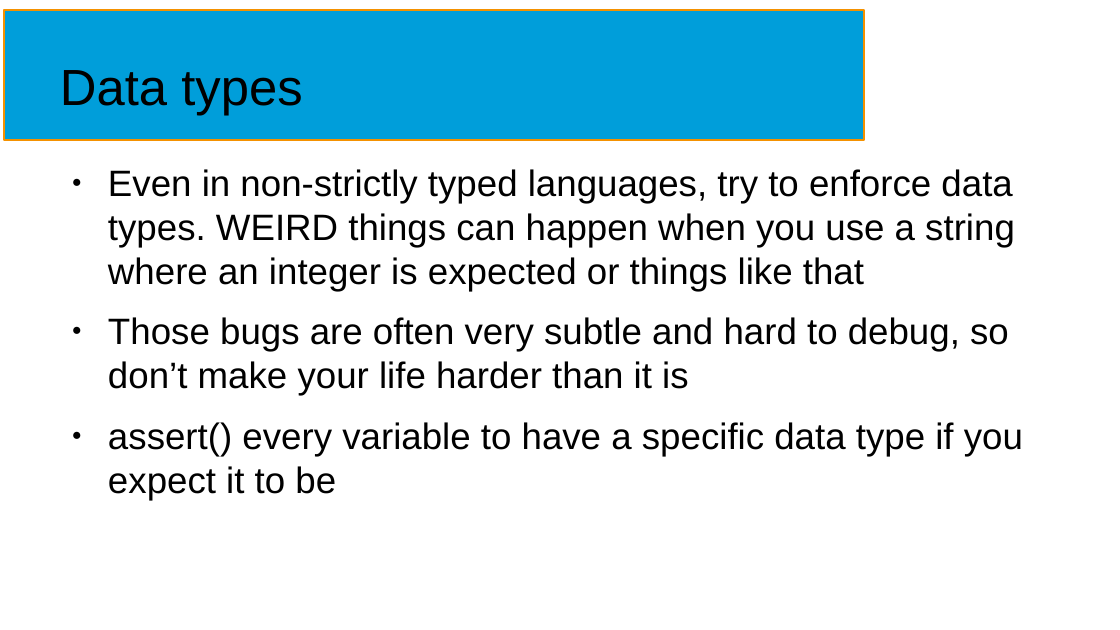
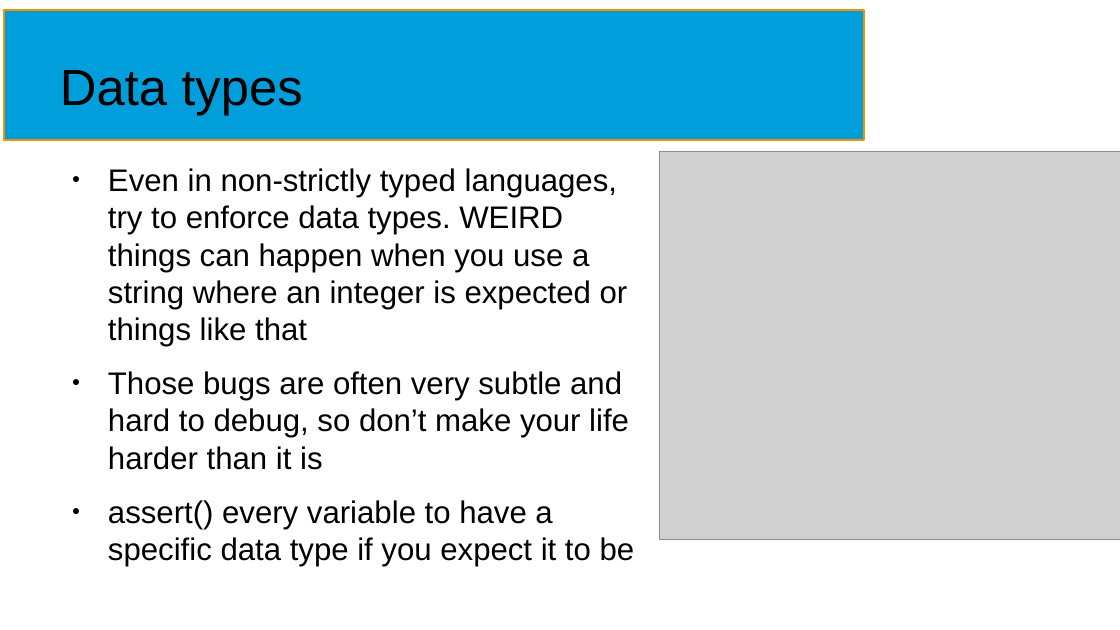
Before and after one commit to NormanTUD/asanAI, a slide deck: slide 30 of manual/asanai.odp (slide 27 before the commit). Drawn at 1120x630 pixels with LibreOffice and Linux fonts; fonts in the diff are those of the drawing; grey boxes stand for pictures. Boxes give left, top, right and bottom in pixels: in the first picture for what was removed or moved away, otherwise in the second. Text is boxed around its words. In the diff, an @@ line names an element or a change of style, - is before the commit and + after.

```diff
--- a/manual/asanai.odp
+++ b/manual/asanai.odp
@@ text "Even in non-strictly typed languages, ..." at (x1=108, y1=168, x2=635, y2=566): size 26 to 22.1 pt @@
@@ picture added at (x1=661, y1=151, x2=1120, y2=540) @@
```
Also in this commit, not shown: 17 other slides changed, 6 slides added.
